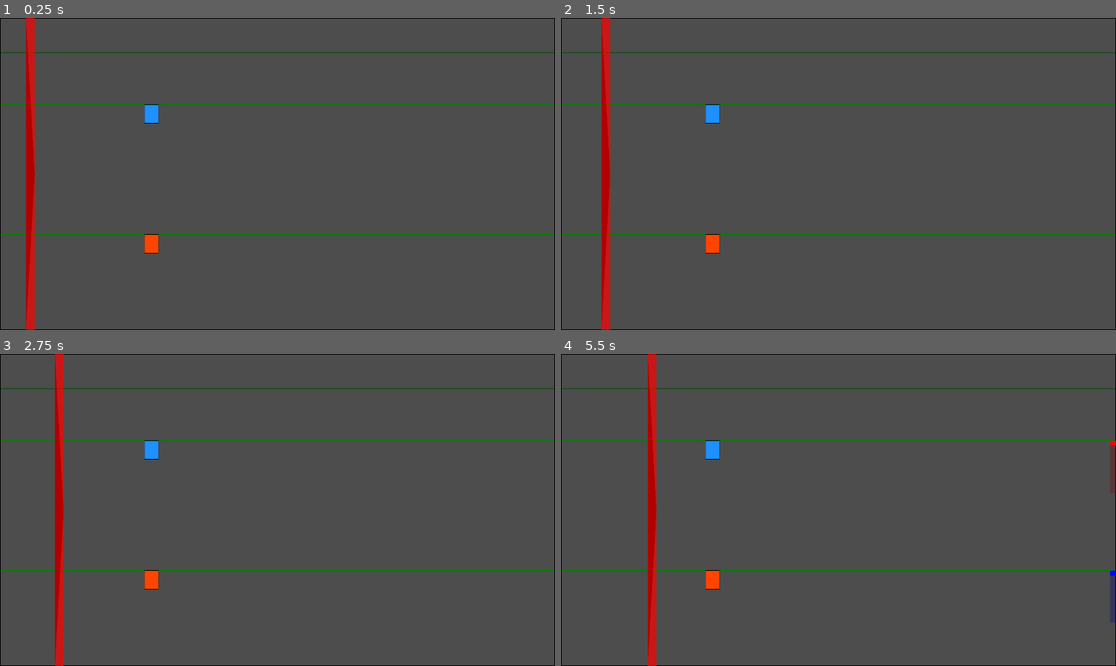
Above: before the commit, frames 1-4 (two rows, left to right).
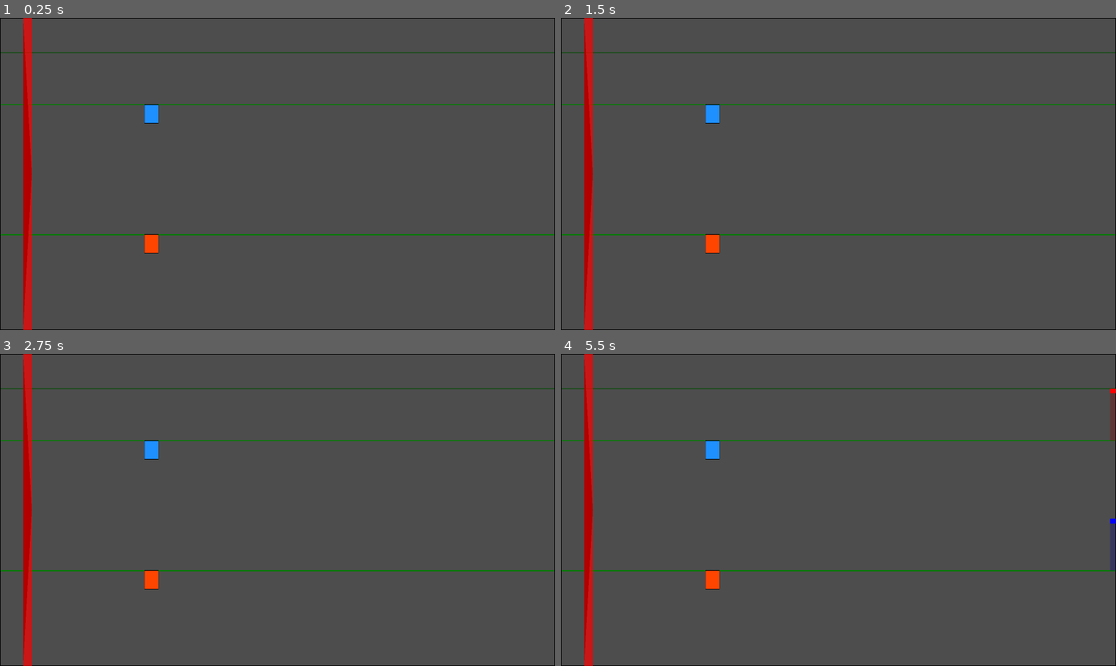
Above: after the commit, the same moments.

Repository: GeorgeMee/Magnetix
Game: Godot game, scene res://src/scenes/main/main.tscn
Two runs of this game, one before a commit and one after it. Both use one fixed random seed, a clock stepped at 60 frames per second and the inputs below.
Inputs:
- Up to frame 1 (0.25 s): no input
- Up to frame 2 (1.5 s): hold Q (magnetism_a) 0.53-1.28 s; tap W (magnetism_b) at 1.35 s
- Up to frame 3 (2.75 s): hold Space (swap) from 2.03 s (still down)
- Up to frame 4 (5.5 s): release Space (swap) at 2.78 s; tap Q (magnetism_a) at 2.85 s; hold W (magnetism_b) 3.53-4.28 s; tap Space (swap) at 4.35 s; hold Q (magnetism_a) from 5.03 s (still down)

The runs differ from the first frame. In frame 1, 1.1% of the frame differs, in the area x 4-7%, y 0-100%; in frame 2, 3.3%; in frame 3, 3.3%; in frame 4, 3.4%, in the area x 4-100%, y 0-100%.

Commit message:
Fix spike stationary + magnet field visual direction

Diff:
--- a/src/scripts/game/magnet.gd
+++ b/src/scripts/game/magnet.gd
@@ -30,13 +30,11 @@
 	var field_color := Color.RED if polarity == Polarity.NORTH else Color.BLUE
 	field_color = field_color.darkened(0.5)
 	field_color.a = 0.3
-
-	var field_top := -GameManager.ceiling_offset if placement == Placement.FLOOR else 0.0
-	draw_rect(Rect2(Vector2(0, field_top), Vector2(field_length, GameManager.ceiling_offset)), field_color)
+	draw_rect(Rect2(Vector2(0, -GameManager.ceiling_offset), Vector2(field_length, GameManager.ceiling_offset)), field_color)
 
 	var magnet_color := Color.RED if polarity == Polarity.NORTH else Color.BLUE
 	var magnet_h := 16.0
-	var magnet_y := 0.0 if placement == Placement.CEILING else -magnet_h
+	var magnet_y := -GameManager.ceiling_offset if placement == Placement.CEILING else -magnet_h
 	draw_rect(Rect2(Vector2(0, magnet_y), Vector2(field_length, magnet_h)), magnet_color)
 
 func setup(p_world_x : float, p_lane : int, p_placement : Placement, p_polarity : Polarity, p_length : float = 128.0) -> void:
--- a/src/scripts/game/spike.gd
+++ b/src/scripts/game/spike.gd
@@ -2,35 +2,25 @@
 extends Node2D
 
 @export var offset_from_left : float = 80.0
-@export var chase_speed : float = 40.0
-
-var spike_x : float = 0.0
 
 func _ready() -> void:
-	spike_x = offset_from_left
-
-func _process(delta : float) -> void:
-	if GameManager.state != GameManager.GameState.PLAYING:
-		return
-	spike_x += chase_speed * delta
-	position.x = spike_x
-	queue_redraw()
+	position.x = offset_from_left
 
 func _draw() -> void:
 	var spike_color := Color.RED
 	spike_color.a = 0.7
 	var spike_width := 30.0
-	var spike_height := 1080.0
-	draw_rect(Rect2(Vector2(0, 0), Vector2(spike_width, spike_height)), spike_color)
+	var viewport_height := get_viewport().get_visible_rect().size.y
+	draw_rect(Rect2(Vector2(0, 0), Vector2(spike_width, viewport_height)), spike_color)
 
 	var points := PackedVector2Array()
 	points.append(Vector2(0, 0))
-	points.append(Vector2(spike_width, spike_height * 0.5))
-	points.append(Vector2(0, spike_height))
+	points.append(Vector2(spike_width, viewport_height * 0.5))
+	points.append(Vector2(0, viewport_height))
 	draw_colored_polygon(points, Color.RED.darkened(0.3))
 
 func get_danger_x() -> float:
-	return spike_x
+	return offset_from_left
 
 func is_character_hit(character : Character) -> bool:
-	return character.physics_body.position.x <= spike_x
+	return character.physics_body.position.x <= offset_from_left
Not shown, added: src/scripts/core/aabb.gd.uid
Not shown, added: src/scripts/core/game_manager.gd.uid
Not shown, added: src/scripts/core/physics_body_2d.gd.uid
Not shown, added: src/scripts/core/physics_system.gd.uid
Not shown, added: src/scripts/game/character.gd.uid
Not shown, added: src/scripts/game/chunk_spawner.gd.uid
Not shown, added: src/scripts/game/input_manager.gd.uid
Not shown, added: src/scripts/game/magnet.gd.uid
Not shown, added: src/scripts/game/magnet_manager.gd.uid
Not shown, added: src/scripts/game/main.gd.uid
Not shown, added: src/scripts/game/scroll_manager.gd.uid
Not shown, added: src/scripts/game/spike.gd.uid
(and 1 more such lines)
